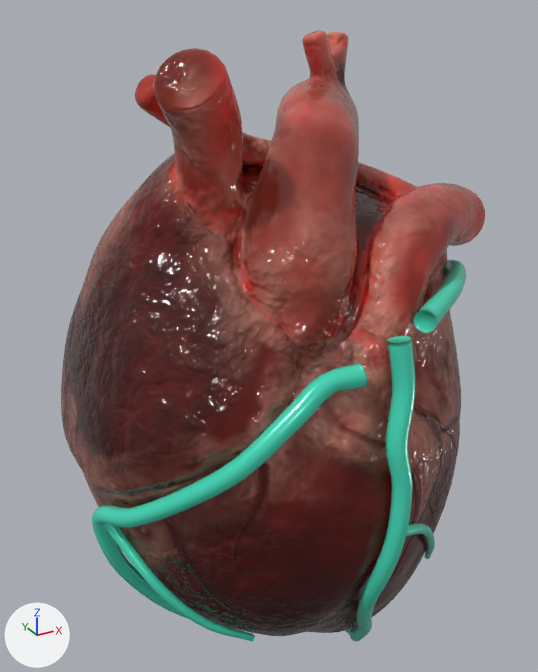
The glTF model apps/web/public/models/heart_coronary_optimized.glb, before and after one commit.
The view is the same before and after, from a camera (50 mm lens) standing at (-0.884, -1.483, 0.853) and looking at (-0.069, -0.001, 0.112). The lights are fixed; the arrows at lower left show +X, +Y and +Z. The first picture is the older version. Vertices at exactly the same position are counted once.

Names of what the first picture shows: 'myocardium', 'vessel_LAD', 'vessel_LCX', 'vessel_RCA'.
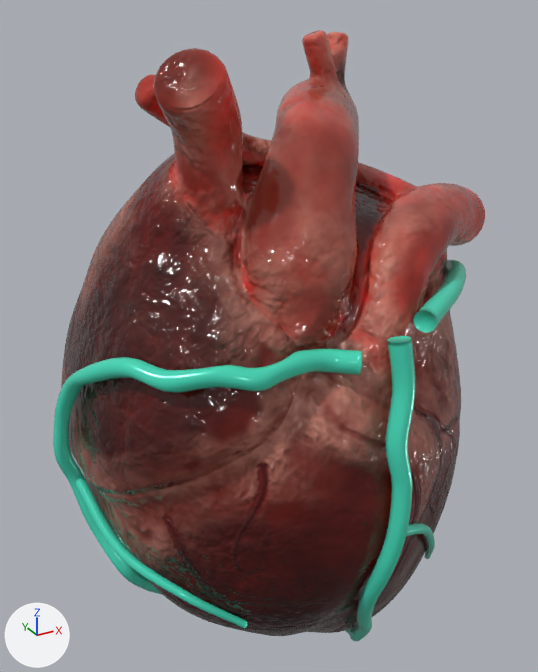
Commit message: fix(3d-rca): follow upper horizontal atrioventricular sulcus with smooth C-curve around acute margin

What differs and where, as boxes [x1, y1, x2, y2] in the pictures (538 x 672 px):
'vessel_RCA', reshaped (12% wider)
    before: [92, 363, 367, 641]
    after: [53, 349, 362, 628]

What the commit changed:
me_vessel_rca is used by ob_vessel_rca; location (0.0, 0.0, 0.0).
me_vessel_rca had 2852 vertices, 5696 faces and spanned x -0.582..-0.086, y -0.444..-0.079, z -0.7..0.218.
me_vessel_rca now has 2852 vertices, 5696 faces and spans x -0.619..-0.078, y -0.431..0.01, z -0.703..0.25.
me_vessel_rca part 1: 2852 of 2852 vertices moved; they spanned x -0.582..-0.086, y -0.444..-0.079, z -0.7..0.218 and now span x -0.619..-0.078, y -0.431..0.01, z -0.703..0.25; mean shift (-0.044, 0.062, 0.128).
